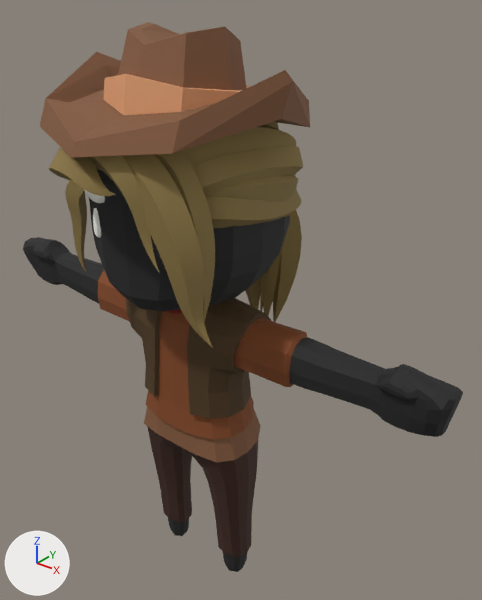
Before and after pictures for a commit that changed the glTF model public/assets/worldstream/rigged/q-cowgirl.glb.
The view is the same before and after, from a camera (50 mm lens) standing at (1.256, -1.326, 1.937) and looking at (0.077, 0.148, 1.023). Lighting does not change. The marker at lower left points along +X, +Y and +Z. The first picture is the older version. Where no turn or scale is listed for an object, it has been applied to the vertices. Vertices at exactly the same position are counted once.

Objects in the first picture: 'Body'.
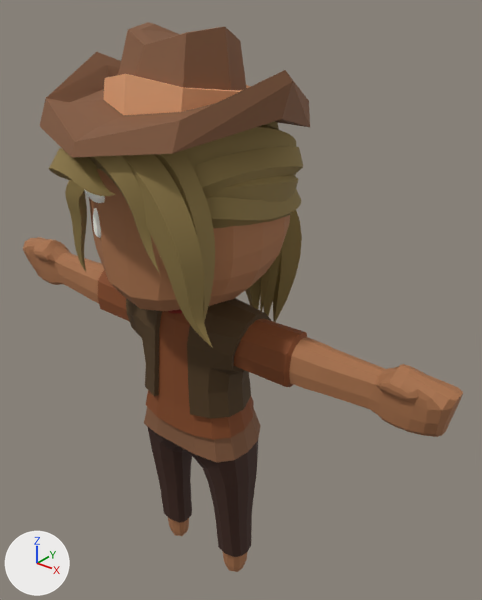
Pixel boxes (x1, y1, x2, y2) of what changed, in the pictures (482 x 600 px):
part 1 of me_cube_004, recoloured: (23, 169, 463, 572) in both

The change, as a list of edits to the scene's bpy script:
```text
Change me_cube_004:
    where me_cube_004.from_pydata(...)  # 3487 vertices, 6840 faces; spans x -0.84..0.84, y -0.4..0.39, z -0.01..1.82
    used by ob_body; location = (0.0, 0.02, 0.01)
    me_cube_004 part 1: 1056 faces centred in x -0.84..0.84, y -0.25..0.25, z -0.01..1.6 are repainted in the vertex colours; the middle colour goes from black #1f1f1f to brown #a8714a
```
